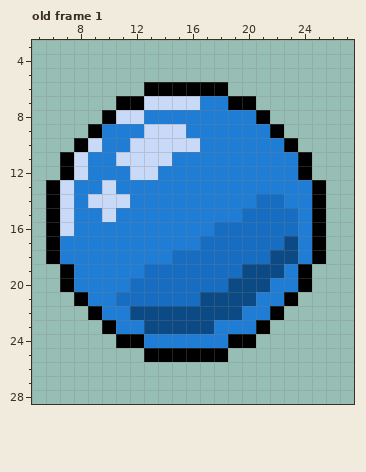
Two states of a pixel-art file, Assets/Art/Water.aseprite. This is how it looked before the edit.
32x32 pixels, 1 frame. Shown: old frame 1: x 5..27, y 3..28. The commit also changed other frames, which this record leaves out.
Once edited:
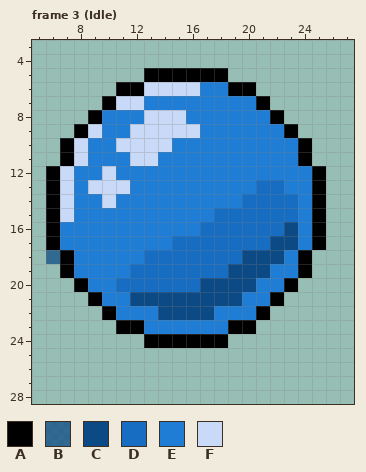
Palette (. is transparent): A #000000  B #0b4a84ba  C #0b4a84  D #166dc2  E #207dd6  F #c8daf8
A new or re-ordered frame is compared with the old frame closest to it.
The author wrote: finalising base art branch
Change:
frames 1 -> 17
layer "Shadow" opacity 56% -> 73%
layer "Shading" removed
layer "Lighting" removed
Frame 3 (Idle) is new; against old frame 1, layers "Base", "Shadow":
There is now colour A in row 5 at x 13 to 18; in row 6 at x 11 to 12 and 19 to 20; in row 7 at x 10 and 21; in row 8 at x 9 and 22; in row 9 at x 8 and 23; in row 10 at x 7 and 24.
There is now colour A in row 12 at x 6 and 25.
The edit turns colour E into colour A in row 18 at x 7 and 24; in row 20 at x 8 and 23; in row 21 at x 9 and 22; in row 22 at x 10 and 21; in row 23 at x 11 to 12 and 19 to 20; in row 24 at x 13 to 18.
The edit turns colour A into colour B in row 18 at x 6.
The edit turns colour D into colour C in row 16 at x 23; in row 17 at x 22; in row 18 at x 20 to 21; in row 19 at x 19; in row 20 at x 17 to 18; in row 21 at x 12 to 16.
The edit turns colour E into colour D in row 13 at x 21 to 22; in row 14 at x 20 and 23; in row 15 at x 18 to 19; in row 16 at x 17; in row 17 at x 15 to 16; in row 18 at x 13 to 14.
The edit turns colour E into colour D in row 19 at x 12; in row 20 at x 11.
The edit turns colour A into colour E in row 6 at x 17 to 18; in row 7 at x 19 to 20; in row 8 at x 10 and 21; in row 9 at x 22; in row 10 at x 23; in row 12 at x 24.
The edit turns colour C into colour E in row 18 at x 23; in row 19 at x 22; in row 20 at x 21; in row 21 at x 20; in row 22 at x 12 to 13 and 18 to 19; in row 23 at x 13 to 17.
The edit turns colour D into colour E in row 21 at x 11.
The edit turns colour F into colour E in row 7 at x 13 to 16; in row 8 at x 11 to 12; in row 10 at x 9 and 15 to 16; in row 11 at x 11 and 14; in row 12 at x 8 and 12 to 13; in row 14 at x 9 and 11.
The edit turns colour F into colour E in row 15 at x 10; in row 16 at x 7.
The edit turns colour A into colour F in row 6 at x 13 to 16; in row 7 at x 11 to 12; in row 9 at x 9; in row 10 at x 8; in row 12 at x 7.
The edit turns colour E into colour F in row 8 at x 13 to 15; in row 9 at x 12 and 16; in row 10 at x 11; in row 12 at x 10; in row 13 at x 9 and 11.
Colour A is removed in row 18 at x 25; in row 20 at x 7 and 24; in row 21 at x 8 and 23; in row 22 at x 9 and 22; in row 23 at x 10 and 21; in row 24 at x 11 to 12 and 19 to 20.
Colour A is removed in row 25 at x 13 to 18.
Boxes around the changes in both pictures, in picture pixels (x1, y1, x2, y2):
changed: (46, 68, 326, 362)
